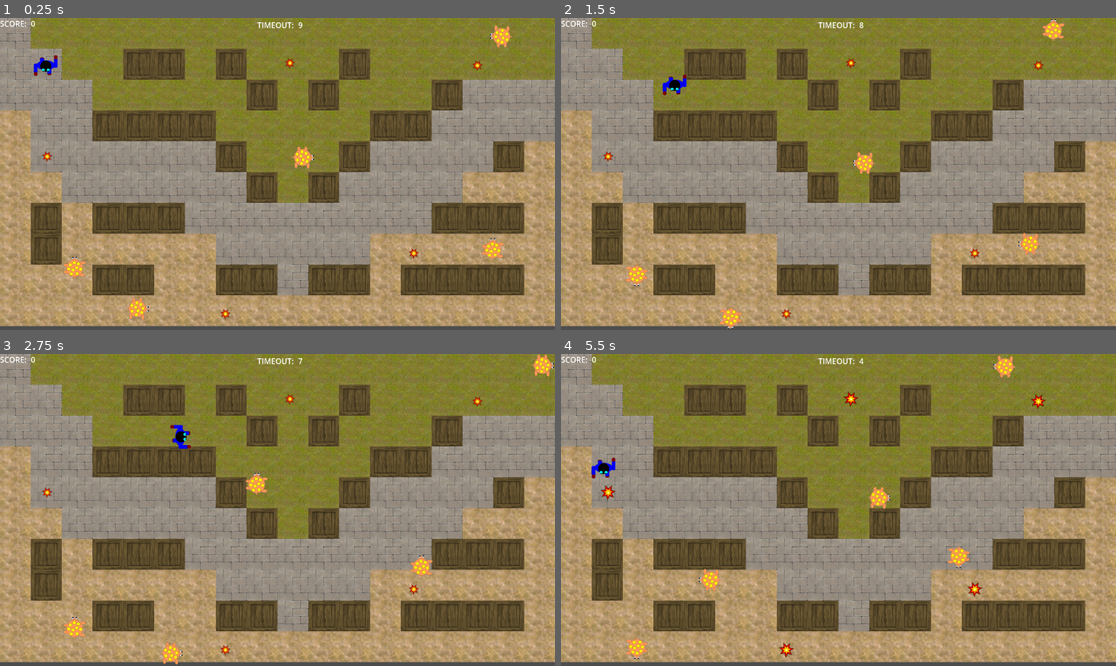
Above: before the commit, frames 1-4 (two rows, left to right).
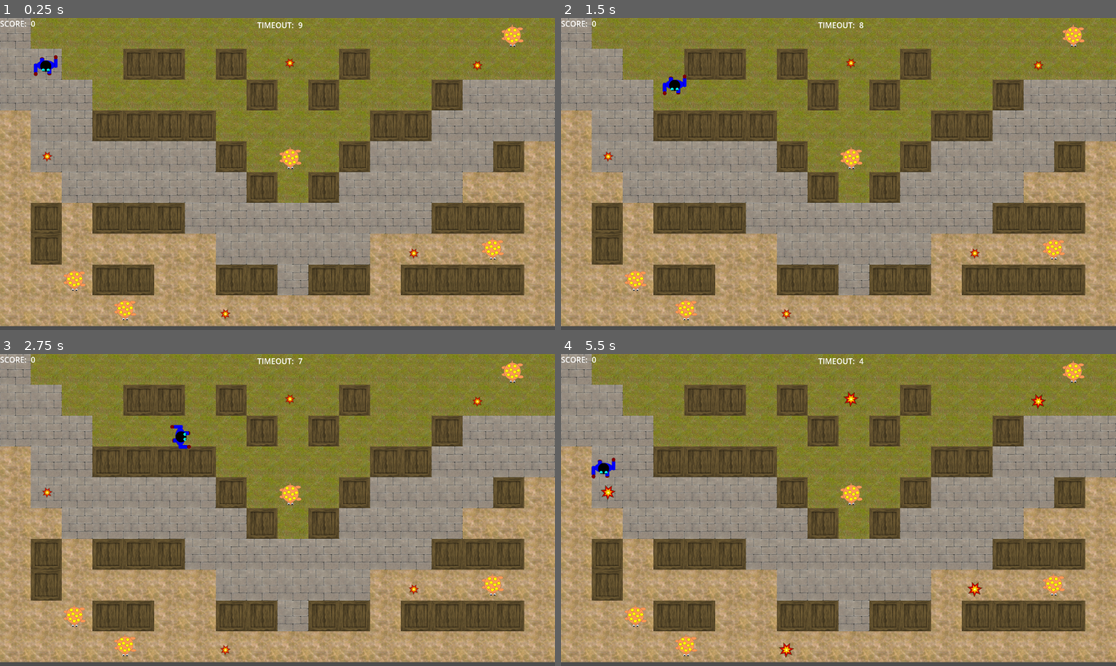
Above: after the commit, the same moments.

Repository: saulopz/badturtles
Game: Godot game, scene res://world.tscn
Two runs of this game, one before a commit and one after it. Both use one fixed random seed, a clock stepped at 60 frames per second and the inputs below.
Inputs:
- Up to frame 1 (0.25 s): no input
- Up to frame 2 (1.5 s): hold Right (ui_right) 0.53-1.28 s; hold Down (ui_down) from 1.28 s (still down)
- Up to frame 3 (2.75 s): release Down (ui_down) at 2.03 s; hold Right (ui_right) from 2.03 s (still down)
- Up to frame 4 (5.5 s): release Right (ui_right) at 2.78 s; hold Up (ui_up) 2.78-3.53 s; hold Left (ui_left) 3.53-5.03 s; hold Down (ui_down) from 5.03 s (still down)

The runs differ from the first frame. In frame 1, 1.2% of the frame differs, in the area x 11-95%, y 2-97%; in frame 2, 1.5%; in frame 3, 1.6%; in frame 4, 1.7%, in the area x 11-95%, y 0-98%.
Error after the commit: Parse Error: Identifier "screenSize" not declared in the current scope. (res://turtle.gd:68)

Commit message:
Update turtle.gd
- Add collision exception for candies. 
- Add script for changing route when collide with the border of the map.

Diff:
--- a/turtle.gd
+++ b/turtle.gd
@@ -53,13 +53,21 @@
 				kill()                          # Essa Turtle morre
 			else:                               # Senao
 				other.kill()                    # Matamos o Player
-		else:                                   # Se colidiu e nao eh o Player
+		elif 'Candy' in obj.get_collider().name: # Se colidir com o Candy
+			var other = obj.get_collider()	 # Pagamos ocm quem colidimos
+			add_collision_exception_with(other) # Retiramos a colisão para que ele passe reto
+		else: # Se colidiu e nao eh o Player
 			new_goal()                          # Altera o objetivo
 	$AnimatedSprite2D.play()                    # Da play na animacao
+
 	# Se sair da tela, eixo x ou y, volta pra tela
 	position.x = clamp(position.x, 25, screensize.x - 25)
 	position.y = clamp(position.y, 25, screensize.y - 25)
 
+	# Se ele encostar nas bordas irá mudar o trajeto
+	if position.x == screenSize.x - 25 or position.x == 25 or position.y == screenSize.y - 25 or position.y == 25:
+		new_goal()
+
 # Funcao chamada quando der timeout no Timer
 func _on_timer_timeout() -> void:
 	new_goal()               # Gera um novo objetivo
